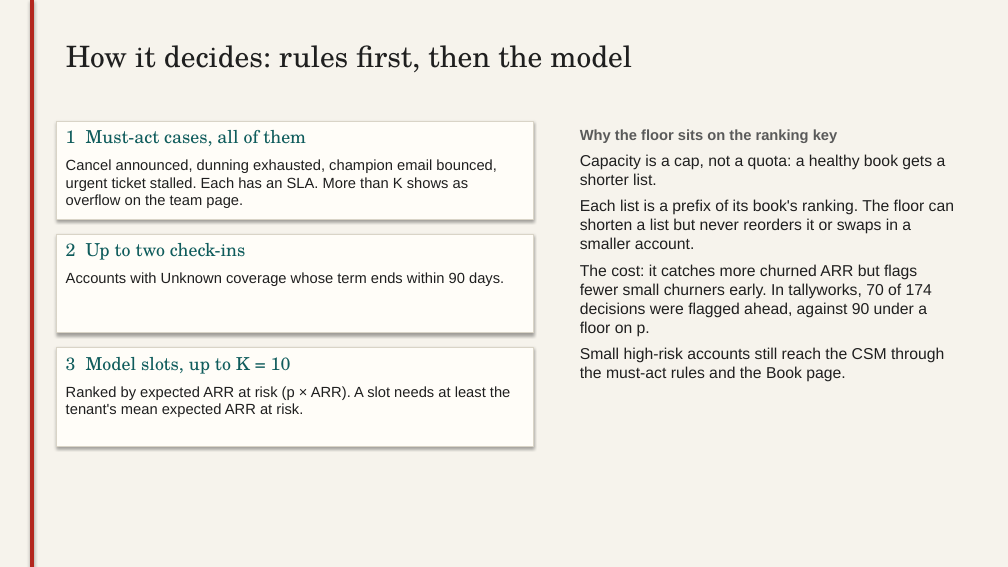
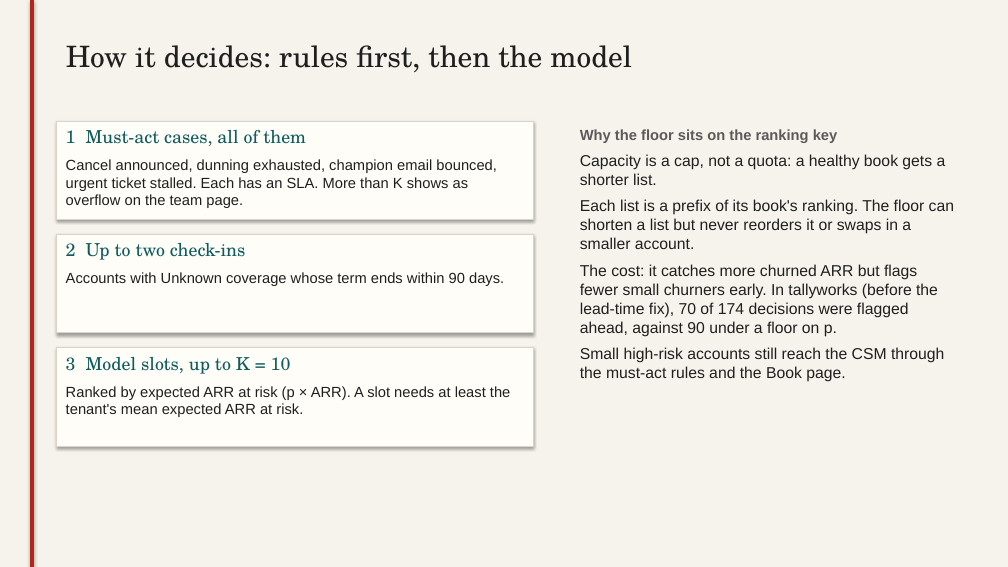
Before and after one commit to nakshatra-nahar/csm-radar, a slide deck: slide 4 of docs/deck/radar.pptx. Drawn at 1008x567 pixels with LibreOffice and Linux fonts; fonts in the diff are those of the drawing. Boxes give left, top, right and bottom in pixels: in the first picture for what was removed or moved away, otherwise in the second. Text is boxed around its words. In the diff, an @@ line names an element or a change of style, - is before the commit and + after.

Commit message:
docs: regenerate model cards, eval JSON, chart and deck after the eval fixes
Lead time counts flags inside the 90-day window; the backtest scores the deployed
model on settled labels. README, decisions, measurements and the deck
quote the new figures. The deck gives the measured book size (about 110).

```diff
--- a/docs/deck/radar.pptx
+++ b/docs/deck/radar.pptx
@@ text at <box>580,264,938,337</box>: text changed @@
-The cost: it catches more churned ARR but flags fewer small churners early. In tallyworks, 70 of 174 decisions were flagged ahead, against 90 under a floor on p.
+The cost: it catches more churned ARR but flags fewer small churners early. In tallyworks (before the lead-time fix), 70 of 174 decisions were flagged ahead, against 90 under a floor on p.
```
Also in this commit, not shown: 2 other slides changed, 10 other files.
